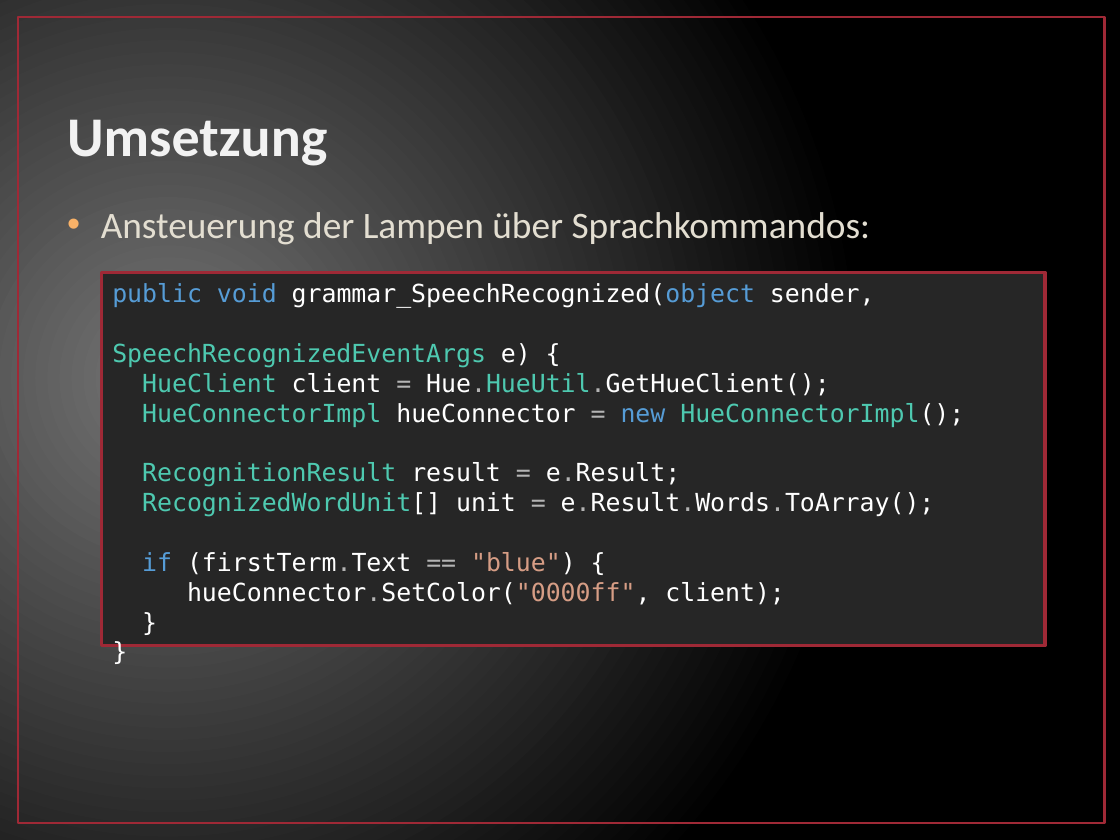
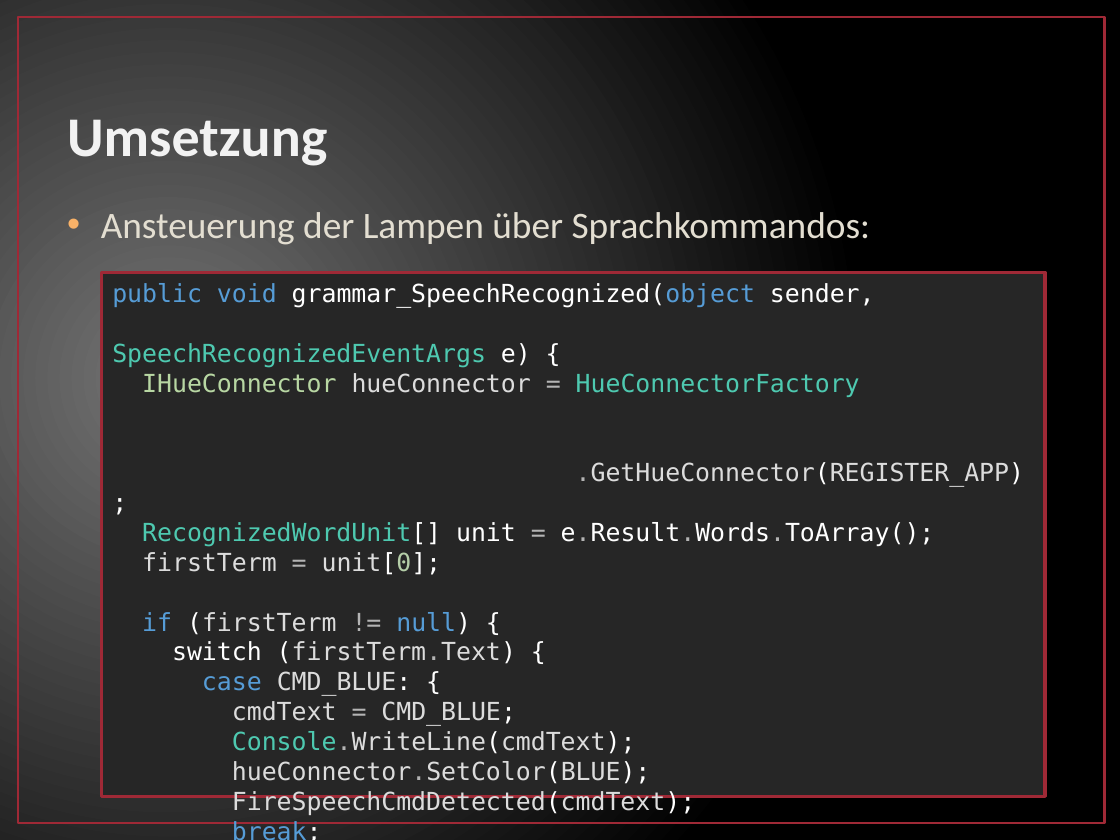
Before and after one commit to fgrebe/GestureContolForHue, a slide deck: slide 8 of doc/MUS2_GestureSpeechHue_Grebe_Winkler.pptx. Drawn at 1120x840 pixels with LibreOffice and Linux fonts; fonts in the diff are those of the drawing. Boxes give left, top, right and bottom in pixels: in the first picture for what was removed or moved away, otherwise in the second. Text is boxed around its words. In the diff, an @@ line names an element or a change of style, - is before the commit and + after.

Commit message:
Updated presentation

```diff
--- a/doc/MUS2_GestureSpeechHue_Grebe_Winkler.pptx
+++ b/doc/MUS2_GestureSpeechHue_Grebe_Winkler.pptx
@@ rectangle "public void grammar_SpeechRecognized(object sender,": place and size @@
-rectangle "public void grammar_SpeechRecognized(object sender," at [102, 272, 1046, 645]
+rectangle "public void grammar_SpeechRecognized(object sender," at [102, 272, 1046, 796]
@@ text in rectangle at [112, 343, 1025, 784]: text changed; text colour #FFFFFF to #DCDCDC @@
-SpeechRecognizedEventArgs e) {
-HueClient client = Hue.HueUtil.GetHueClient();
-HueConnectorImpl hueConnector = new HueConnectorImpl();
-RecognitionResult result = e.Result;
-RecognizedWordUnit[] unit = e.Result.Words.ToArray();
-if (firstTerm.Text == "blue") {
-hueConnector.SetColor("0000ff", client);
-}
+SpeechRecognizedEventArgs e) {
+IHueConnector hueConnector = HueConnectorFactory
+.GetHueConnector(REGISTER_APP);
+RecognizedWordUnit[] unit = e.Result.Words.ToArray();
+firstTerm = unit[0];
+if (firstTerm != null) {
+switch (firstTerm.Text) {
+case CMD_BLUE: {
+cmdText = CMD_BLUE;
+Console.WriteLine(cmdText);
+hueConnector.SetColor(BLUE);
+FireSpeechCmdDetected(cmdText);
+break;
+}
```
